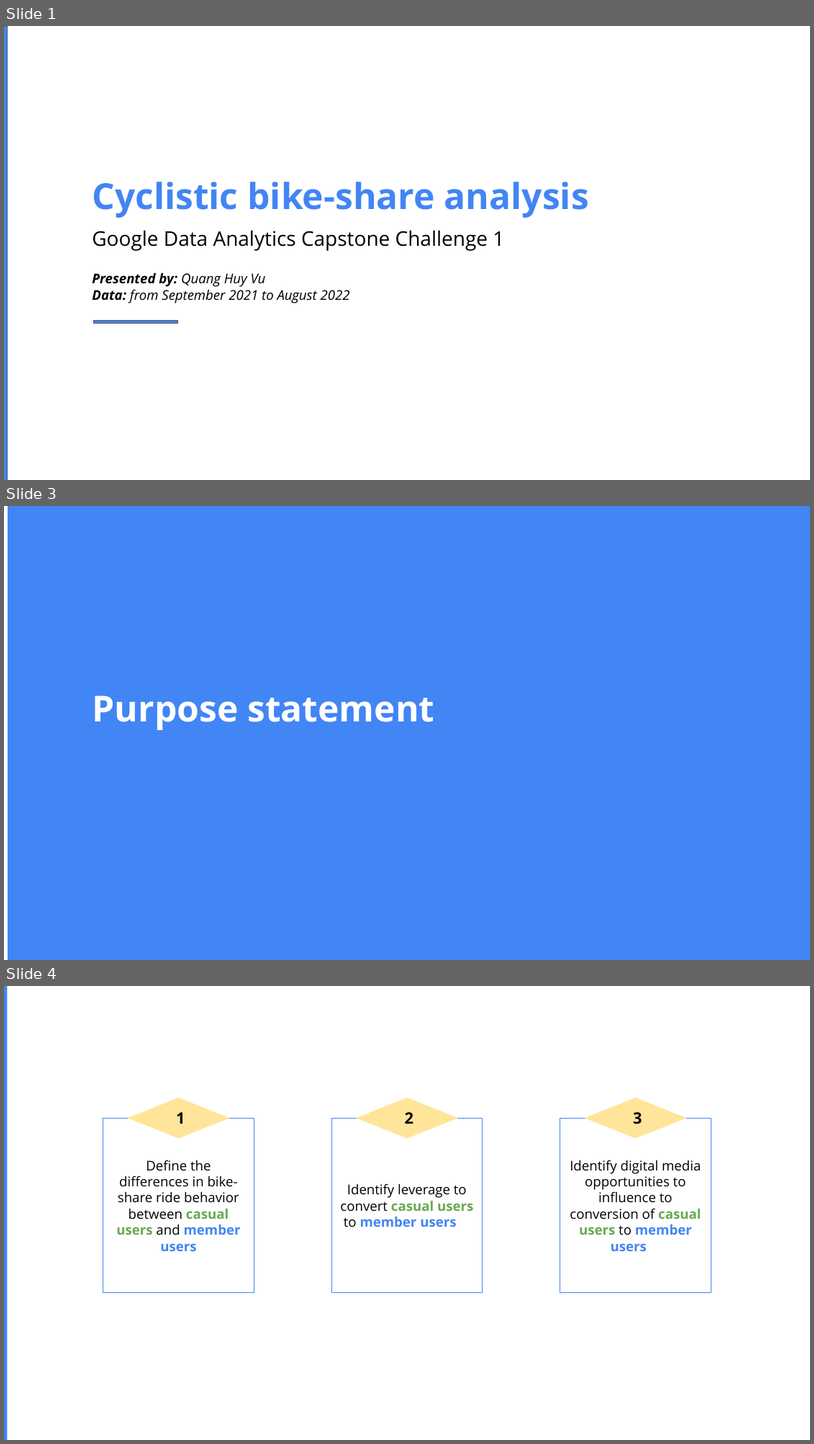
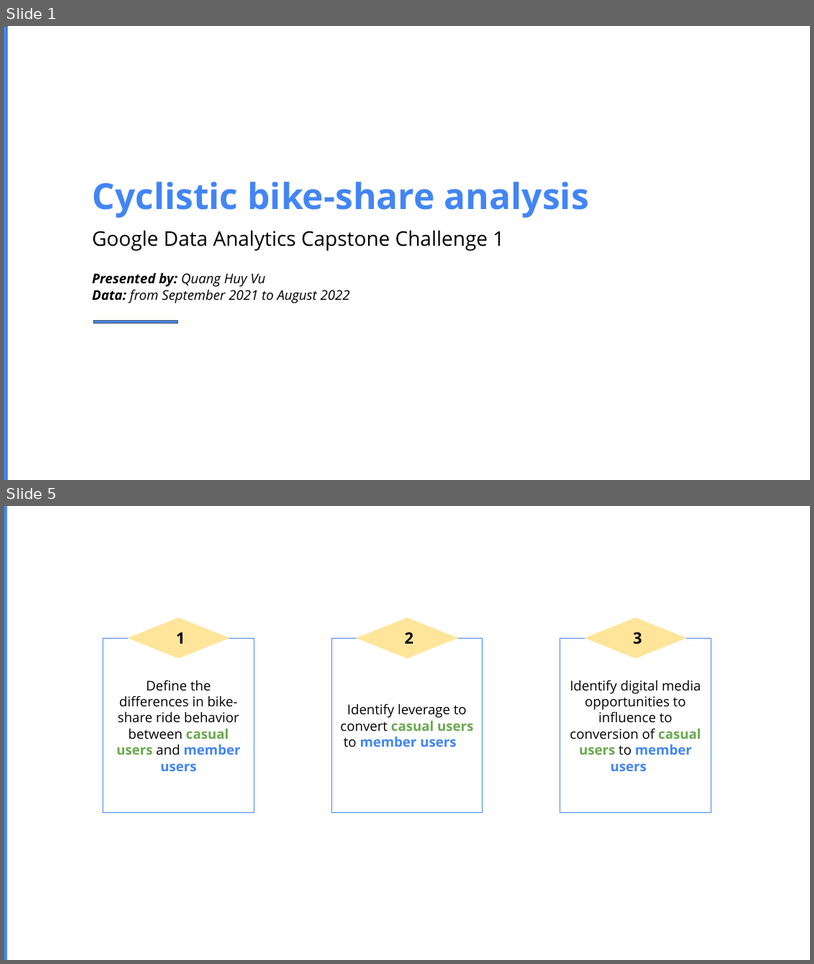
Before and after one commit to huyvuintech/gda-capstone-projects, a slide deck: Challenge1_GDACapstone_CyclistBikeshare_202209.pptx. Shown one above the other, each under a label of ours: slides 1, 3 and 4 before the commit, slides 1 and 5 after it; the slides between them are not shown. The pictures are 814x1444 and 814x964 pixels, drawn with LibreOffice and Linux fonts; fonts in the diff are those of the drawing. Boxes give left, top, right and bottom in pixels: in the first picture for what was removed or moved away, otherwise in the second. Text is boxed around its words. In the diff, an @@ line names an element or a change of style, - is before the commit and + after.

```diff
--- a/Challenge1_GDACapstone_CyclistBikeshare_202209.pptx
+++ b/Challenge1_GDACapstone_CyclistBikeshare_202209.pptx
@@ slide 3 removed at (4, 506, 810, 960), background #FFFFFF @@
@@ rectangle removed at (8, 506, 810, 960) @@
@@ rectangle removed at (11, 546, 810, 548) @@
@@ text removed at (92, 695, 435, 730) @@
-Purpose statement
@@ what was slide 4 is now slide 5 @@
```
Also in this commit, not shown: 3 slides changed, 3 slides added, 1 other slide removed.
